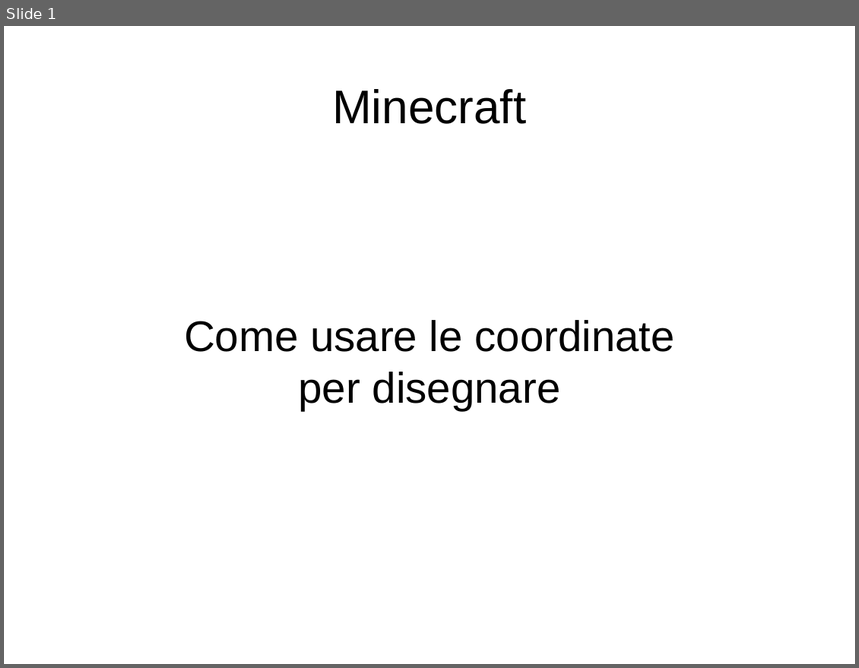
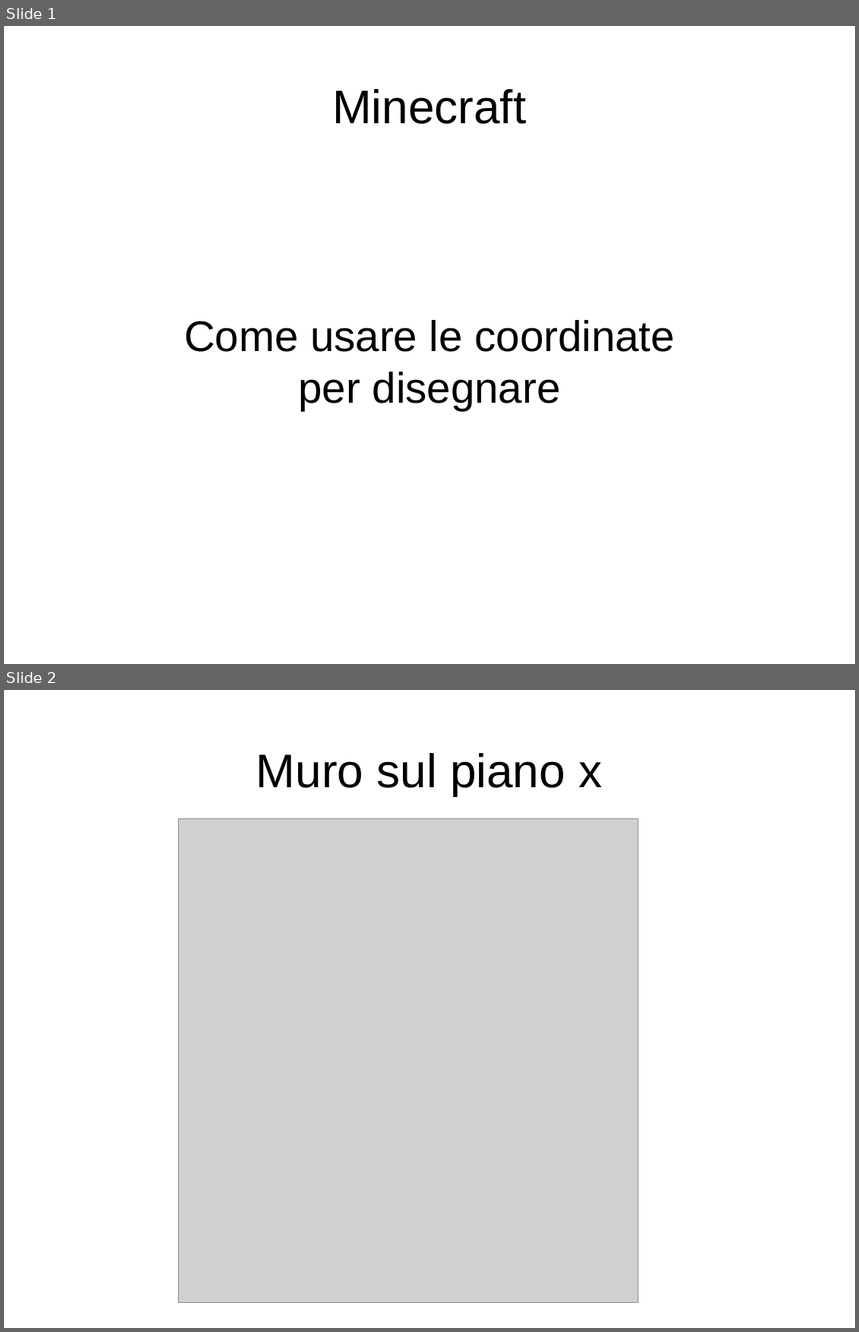
Before and after one commit to kronwiz/randomstuff, a slide deck: minecraft/uso_delle_coordinate.pptx. Shown one above the other, each under a label of ours: slide 1 before the commit, slides 1 and 2 after it. The pictures are 859x668 and 859x1332 pixels, drawn with LibreOffice and Linux fonts; fonts in the diff are those of the drawing; grey boxes stand for pictures. Boxes give left, top, right and bottom in pixels: in the first picture for what was removed or moved away, otherwise in the second. Text is boxed around its words. In the diff, an @@ line names an element or a change of style, - is before the commit and + after.

```diff
--- a/minecraft/uso_delle_coordinate.pptx
+++ b/minecraft/uso_delle_coordinate.pptx
@@ slide 2 added at bbox=[4, 690, 855, 1328], background #FFFFFF @@
@@ text added at bbox=[256, 753, 602, 796], 44 pt, text #000000 @@
+Muro sul piano x
@@ picture added at bbox=[179, 819, 638, 1303] @@
```
Also in this commit, not shown: 3 other slides added, 3 slides removed, 1 other file.
